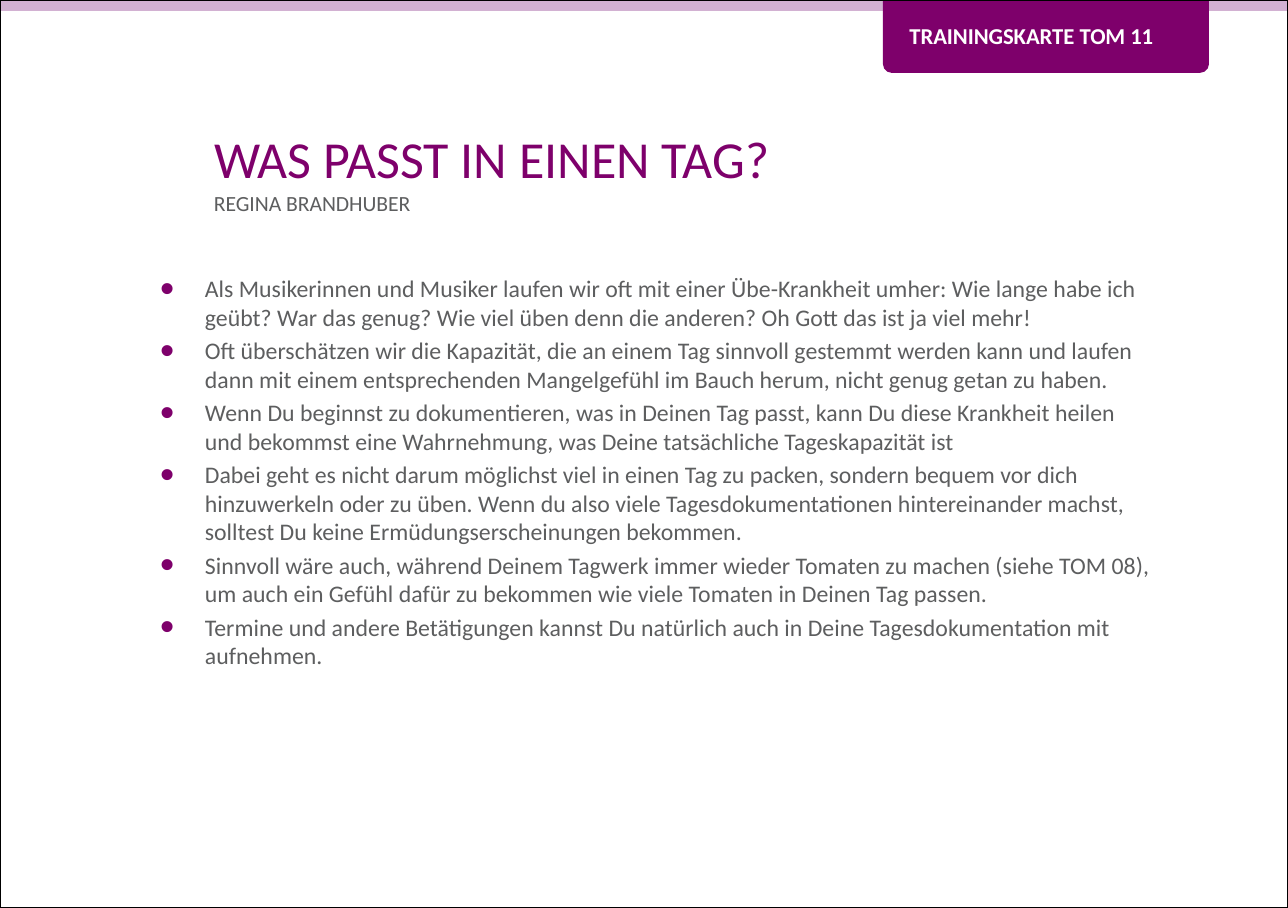
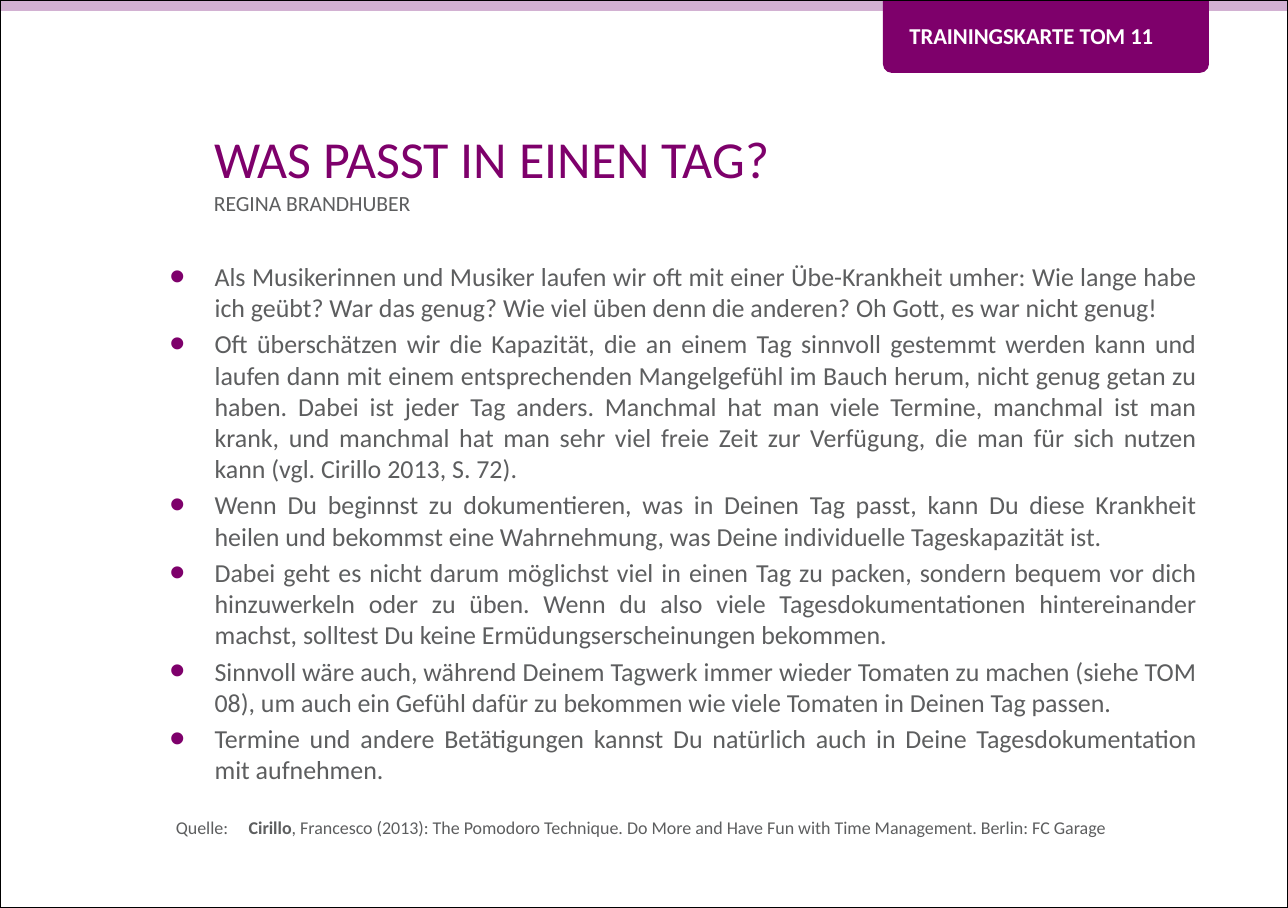
Before and after one commit to Teamtool/training-materials, a slide deck: slide 1 of training-cards/music moves/Tomatoes (TOM)/ger/apprentice/ger_TOM_11_Was_passt_in_einen_Tag_MM_A.pptx. Drawn at 1288x908 pixels with LibreOffice and Linux fonts; fonts in the diff are those of the drawing; background and template pictures are left out. Boxes give left, top, right and bottom in pixels: in the first picture for what was removed or moved away, otherwise in the second. Text is boxed around its words. In the diff, an @@ line names an element or a change of style, - is before the commit and + after.

Commit message:
TOM10,11,12,13,14,15,16,19,20 Quell. und Blocksatz

```diff
--- a/training-cards/music moves/Tomatoes (TOM)/ger/apprentice/ger_TOM_11_Was_passt_in_einen_Tag_MM_A.pptx
+++ b/training-cards/music moves/Tomatoes (TOM)/ger/apprentice/ger_TOM_11_Was_passt_in_einen_Tag_MM_A.pptx
@@ text "Als Musikerinnen und Musiker laufen ...": place and size @@
-text "Als Musikerinnen und Musiker laufen ..." at box(205, 278, 1149, 664)
+text "Als Musikerinnen und Musiker laufen ..." at box(176, 265, 1196, 837)
@@ text at box(215, 265, 1196, 551): text changed; size 11 to 12 pt @@
-• Als Musikerinnen und Musiker laufen wir oft mit einer Übe-Krankheit umher: Wie lange habe ich geübt? War das genug? Wie viel üben denn die anderen? Oh Gott das ist ja viel mehr!
-• Oft überschätzen wir die Kapazität, die an einem Tag sinnvoll gestemmt werden kann und laufen dann mit einem entsprechenden Mangelgefühl im Bauch herum, nicht genug getan zu haben.
-• Wenn Du beginnst zu dokumentieren, was in Deinen Tag passt, kann Du diese Krankheit heilen und bekommst eine Wahrnehmung, was Deine tatsächliche Tageskapazität ist
+• Als Musikerinnen und Musiker laufen wir oft mit einer Übe-Krankheit umher: Wie lange habe ich geübt? War das genug? Wie viel üben denn die anderen? Oh Gott, es war nicht genug!
+• Oft überschätzen wir die Kapazität, die an einem Tag sinnvoll gestemmt werden kann und laufen dann mit einem entsprechenden Mangelgefühl im Bauch herum, nicht genug getan zu haben. Dabei ist jeder Tag anders. Manchmal hat man viele Termine, manchmal ist man krank, und manchmal hat man sehr viel freie Zeit zur Verfügung, die man für sich nutzen kann (vgl. Cirillo 2013, S. 72).
+• Wenn Du beginnst zu dokumentieren, was in Deinen Tag passt, kann Du diese Krankheit heilen und bekommst eine Wahrnehmung, was Deine individuelle Tageskapazität ist.
@@ text at box(215, 564, 1196, 779): size 11 to 12 pt in "Dabei geht es nicht darum möglichst viel ...", "Sinnvoll wäre auch, während Deinem Tagwerk immer ...", "Termine und andere Betätigungen kannst Du natürlich ..."; alignment left to justified @@
@@ text at box(176, 821, 1106, 837): paragraph added @@
+Quelle: Cirillo, Francesco (2013): The Pomodoro Technique. Do More and Have Fun with Time Management. Berlin: FC Garage
```
Also in this commit, not shown: 1 other slide changed, 17 other files.
